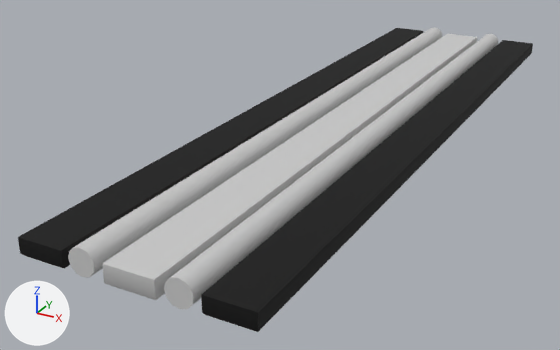
Before and after pictures for a commit that changed the FBX model FPS Demo/Assets/Users/Ira/models/light.FBX.
The view is the same before and after, from a camera (50 mm lens) standing at (28.15, -7.74, 15.19) and looking at (22.43, 2.67, 9.98). Lighting does not change. The marker at lower left points along +X, +Y and +Z. Where no turn or scale is listed for an object, it has been applied to the vertices.
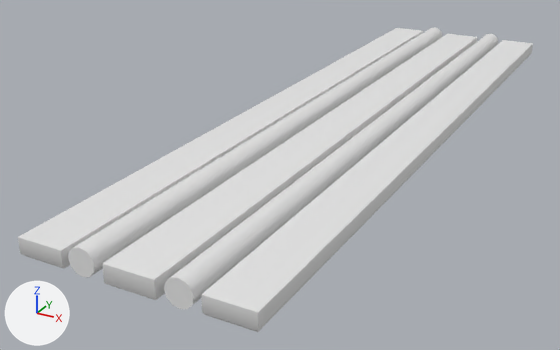
Location of each change, (x1, y1, x2, y2) in pixels of the pictures (560 x 350 px):
part 1 of me_mesh, recoloured (grey to white): (68, 27, 498, 309) in both
part 2 of me_mesh, recoloured (black to white): (18, 28, 533, 332) in both

The change in detail:
me_mesh has 96 vertices, 172 faces and spans x -1.58..1.58, y -5.97..5.97, z -0.19..0.19.
me_mesh is used by ob_box043; location (23.35, 3.64, 10.91).
me_mesh part 1: all 116 faces that had it switch from mat_material__76 (light grey #cacaca) to no material.
me_mesh part 2: all 56 faces that had it switch from mat_light (black #000000) to no material.
